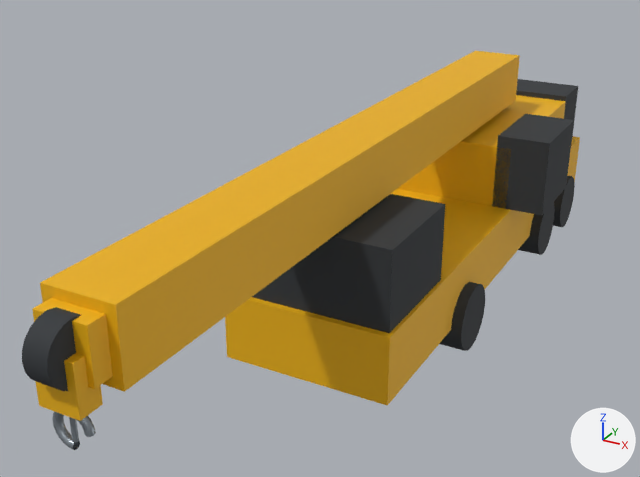
Two versions of the glTF model assets/example-models/guindaste-provisorio.ficticio.glb, one commit apart.
The view is the same before and after, from a camera (50 mm lens) standing at (5.35, -15.75, 7.41) and looking at (-0.86, -4.46, 1.77). Every picture has the same lights, and +X, +Y and +Z are marked at lower right. The first picture is the older version. Where no turn or scale is listed for an object, it has been applied to the vertices.

Script lines for the objects in view, before the commit:
```python
ob_crane_cable_line = bpy.data.objects.new('crane-cable-line', me_mesh_14)
ob_crane_cable_line.location = (0.0, -10.8, 3.3)
ob_mesh_0 = bpy.data.objects.new('Mesh_0', me_mesh_0)
ob_mesh_0.location = (0.0, -1.5, 1.08)
ob_mesh_11 = bpy.data.objects.new('Mesh_11', me_mesh_11)
ob_mesh_11.location = (0.0, -4.68, 3.3)
ob_mesh_12 = bpy.data.objects.new('Mesh_12', me_mesh_12)
ob_mesh_12.location = (0.0, -5.3, 3.3)
ob_mesh_13 = bpy.data.objects.new('Mesh_13', me_mesh_13)
ob_mesh_13.location = (0.0, -10.8, 3.3)
ob_mesh_15 = bpy.data.objects.new('Mesh_15', me_mesh_15)
ob_mesh_15.location = (0.0, -10.8, 3.0)
ob_mesh_16 = bpy.data.objects.new('Mesh_16', me_mesh_16)
ob_mesh_16.location = (0.0, -10.8, 2.45)
# also in view: 'Mesh_1' at (0.0, -5.5, 2.2); 'Mesh_10' at (1.4, -0.6, 2.25); 'Mesh_3' at (1.25, 2.2, 0.55); 'Mesh_5' at (1.25, 0.6, 0.55); 'Mesh_8' at (0.0, 0.4, 2.15)
```
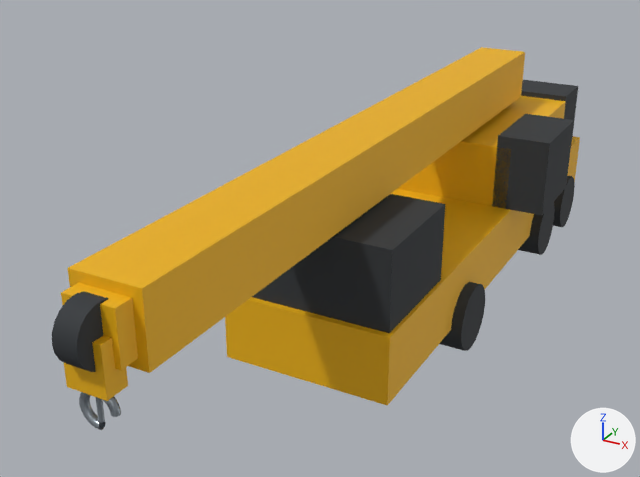
What the commit changed:
Object 'Mesh_11' (ob_mesh_11) moves from (0.0, -4.68, 3.3) to (0.0, -4.32, 3.3).
Object 'Mesh_12' (ob_mesh_12) moves from (0.0, -5.3, 3.3) to (0.0, -4.94, 3.3).
Object 'Mesh_13' (ob_mesh_13) moves from (0.0, -10.8, 3.3) to (0.0, -10.44, 3.3).
Object 'crane-cable-line' (ob_crane_cable_line) moves from (0.0, -10.8, 3.3) to (0.0, -10.44, 3.3).
Object 'Mesh_15' (ob_mesh_15) moves from (0.0, -10.8, 3.0) to (0.0, -10.44, 3.0).
Object 'Mesh_16' (ob_mesh_16) moves from (0.0, -10.8, 2.45) to (0.0, -10.44, 2.45).

Boxes (x1, y1, x2, y2) around the edits, measured in the pictures (640 x 477 px):
'Mesh_11', moved: before (40, 51, 520, 392); after (68, 47, 525, 373)
'Mesh_13', moved: before (22, 307, 81, 391); after (52, 291, 109, 372)
'Mesh_12', moved: before (32, 298, 113, 389); after (61, 283, 138, 370)
'Mesh_15', moved: before (35, 353, 103, 421); after (64, 335, 128, 401)
'Mesh_16', moved: before (52, 411, 96, 450); after (79, 392, 121, 430)
'crane-cable-line', moved: before (69, 417, 79, 443); after (96, 397, 105, 423)
